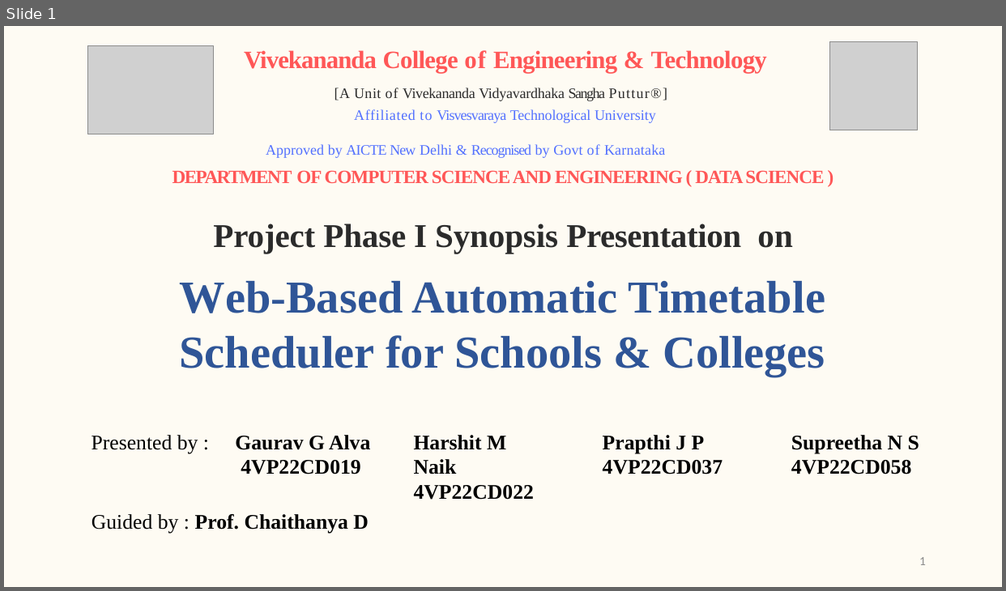
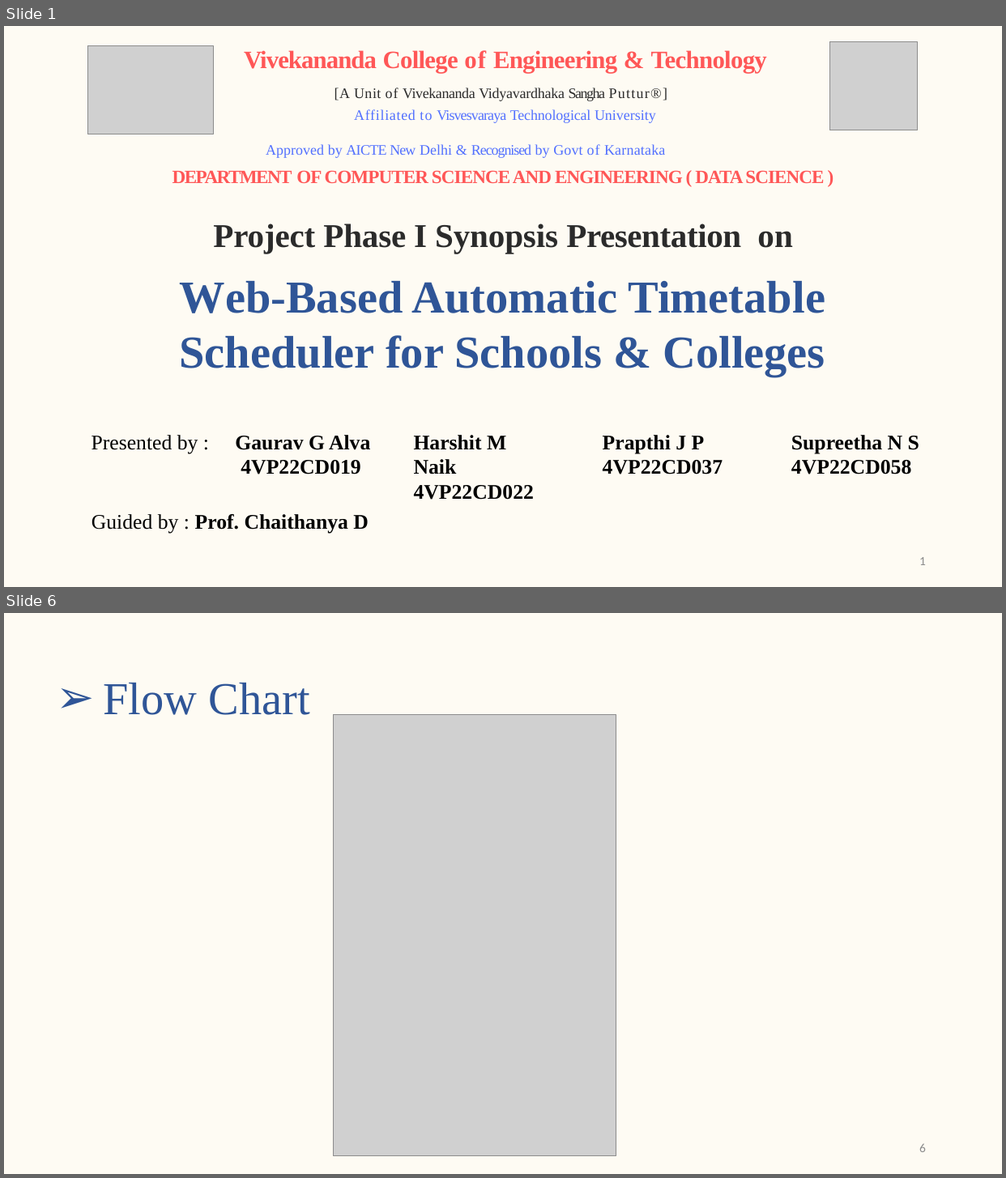
Before and after one commit to s-saanvi/Collection, a slide deck: Synopsis/Synopsis Presentation.pptx. Shown one above the other, each under a label of ours: slide 1 before the commit, slides 1 and 6 after it; the slides between them are not shown. The pictures are 1006x591 and 1006x1178 pixels, drawn with LibreOffice and Linux fonts; fonts in the diff are those of the drawing; grey boxes stand for pictures. Boxes give left, top, right and bottom in pixels: in the first picture for what was removed or moved away, otherwise in the second. Text is boxed around its words. In the diff, an @@ line names an element or a change of style, - is before the commit and + after.

```diff
--- a/Synopsis/Synopsis Presentation.pptx
+++ b/Synopsis/Synopsis Presentation.pptx
@@ slide 6 added at bbox=[4, 613, 1002, 1174], background #FEF9E8 at 51% opacity @@
@@ title added at bbox=[103, 683, 310, 715], 44 pt, text #2F5597 @@
+➢ Flow Chart
@@ picture added at bbox=[334, 715, 616, 1157] @@
@@ page number added at bbox=[919, 1144, 926, 1152], 12 pt, text #8C8C8C @@
+6
```
Also in this commit, not shown: 5 slides changed, 3 other slides added, 3 slides removed, 1 other file.
